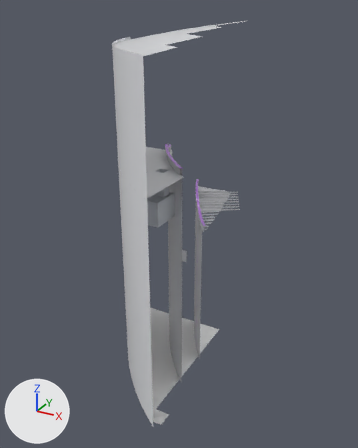
One commit to the glTF model assets/models/crypt/crypt_10_ac.glb: the scene before it, then after it.
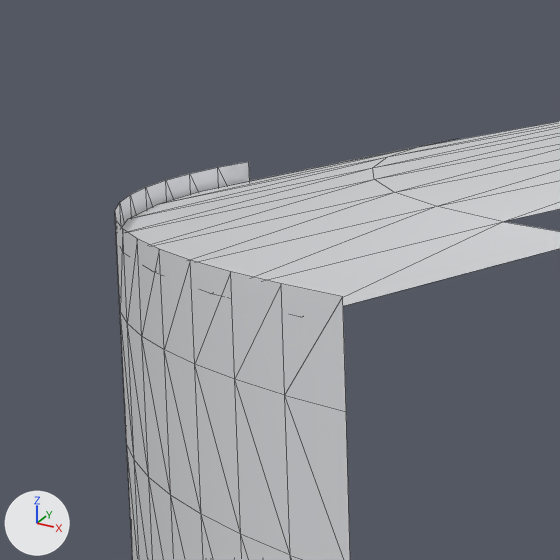
Each version appears first whole from a 50 mm camera at (2.7, -120.3, 10.4) aimed at (-26.6, -67.0, -16.3), and next in a close-up on the part from 27% to 48% of the width and 3% to 20% of the height. Arrows for +X, +Y and +Z are at lower left; the lights stay in place. The first two pictures are the older version. The close-ups show mesh edges as thin lines. Vertices at exactly the same position are counted once.

In view in the first close-up: 'crypt_10_ac'.
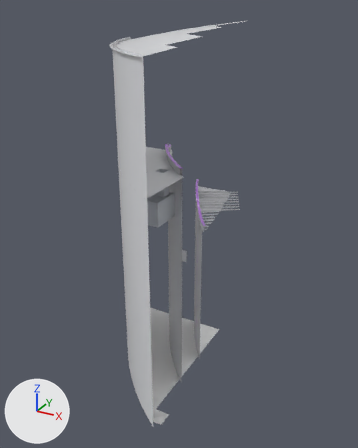
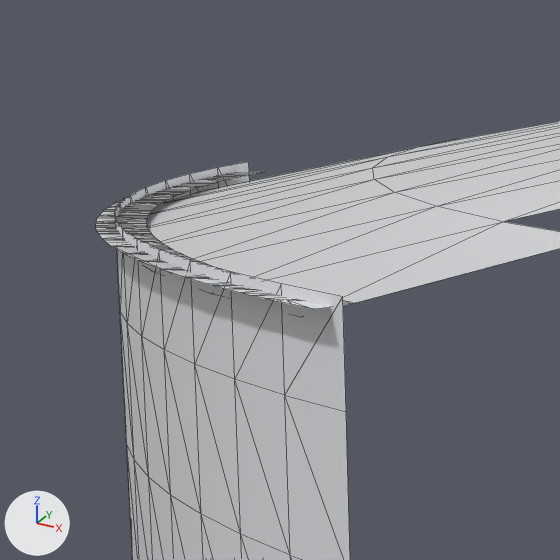
Scene script edits in JSON lines:
```json
{"block": "me_crypt_10_ac", "where": "# used by ob_crypt_10_ac; location = (0.0, 0.0, 0.0)"}
{"op": "remove", "block": "me_crypt_10_ac", "code": "me_crypt_10_ac.from_pydata(...)  # 2171 vertices, 3272 faces; spans x -40.1..-20.7, y -80.8..-55.7, z -38.0..8.7"}
{"op": "add", "block": "me_crypt_10_ac", "code": "me_crypt_10_ac.from_pydata(...)  # 2406 vertices, 3531 faces; spans x -40.1..-20.7, y -80.9..-55.7, z -38.0..8.7"}
{"block": "me_crypt_10_ac", "change": "me_crypt_10_ac part 1: a new loose piece of 235 vertices spanning x -40.0..-23.0, y -80.9..-57.5, z 6.2, in mat_layer_plaster_white_plastic"}
```

Boxes [x1, y1, x2, y2] around the edits, measured in the close-ups (560 x 560 px):
```json
{"object": "crypt_10_ac", "change": "reshaped", "before": [115, 121, 560, 560], "after": [96, 121, 560, 560]}
{"part": 1, "of": "me_crypt_10_ac", "change": "added", "after": [96, 172, 354, 309]}
```
